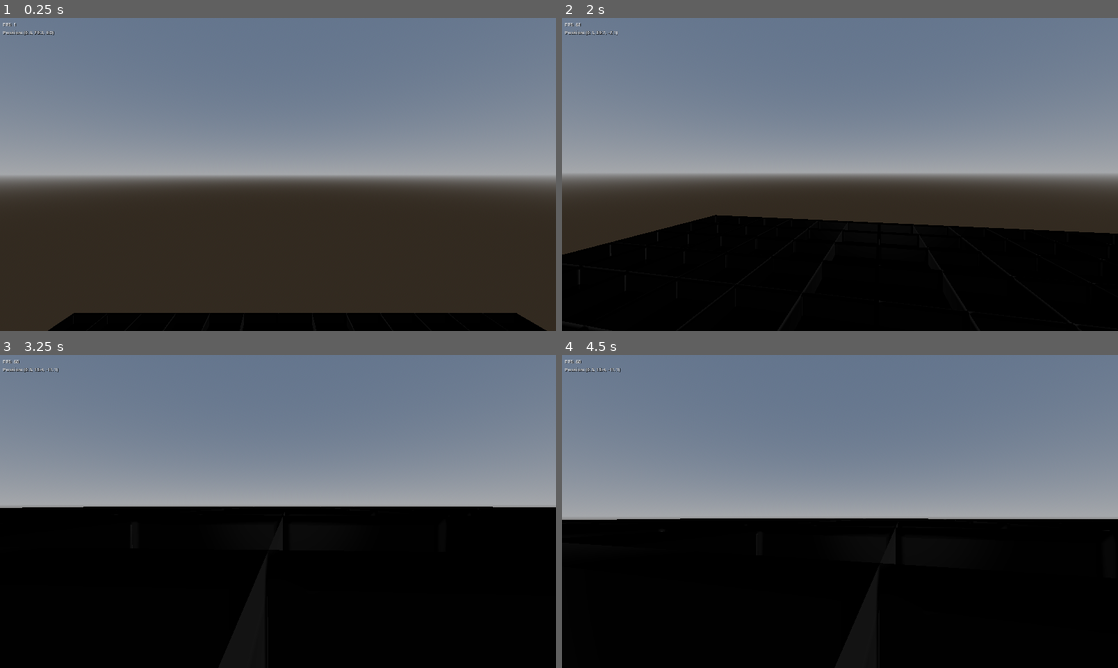
Above: before the commit, frames 1-4 (two rows, left to right).
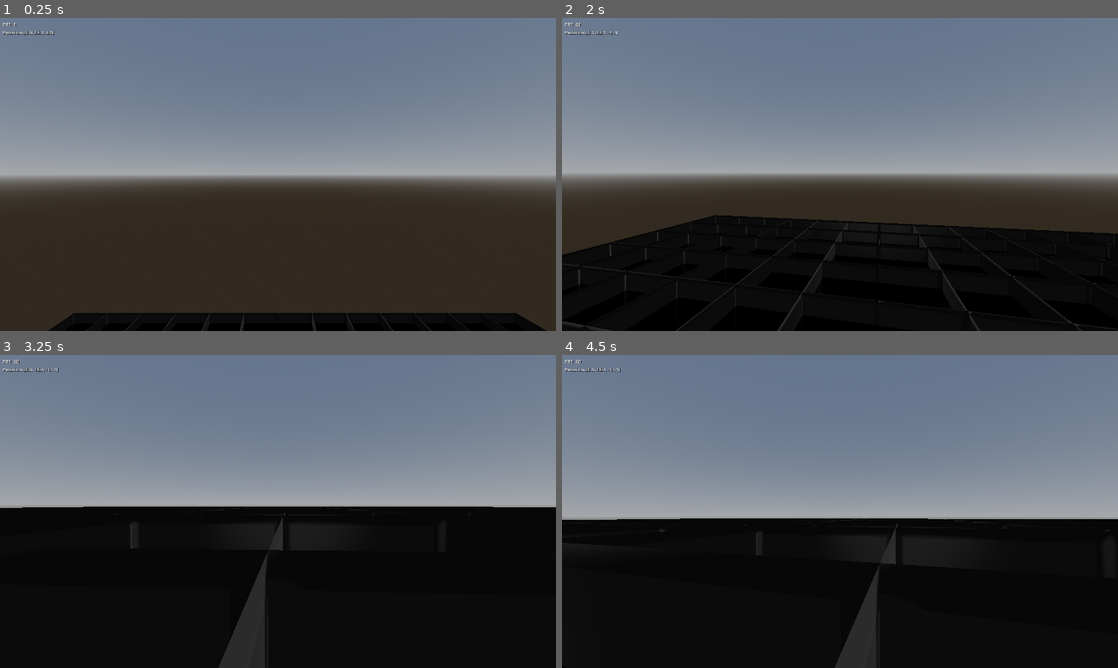
Above: after the commit, the same moments.

Repository: shifty81/Sword-And-Stone
Game: Godot game, scene res://scenes/main.tscn
Two runs of this game, one before a commit and one after it. Both use one fixed random seed, a clock stepped at 60 frames per second and the inputs below.
Inputs (mouse positions are in pixels of both pictures, inside the frame that each line leads up to):
- Up to frame 1 (0.25 s): no input
- Up to frame 2 (2 s): move the mouse to (867, 174) at 0.52 s; hold W (move_forward) from 0.53 s (still down); click (867, 174) at 0.6 s; tap Space (jump) at 0.77, 1.52 s; move the mouse to (812, 174) at 1.27 s; right-click (812, 174) at 1.35 s
- Up to frame 3 (3.25 s): keep holding W (move_forward); move the mouse to (289, 505) at 2.02 s; hold Shift (sprint) 2.03-2.78 s; move the mouse to (272, 517) at 2.77 s; click (272, 517) at 2.85 s; tap Space (jump) at 3.02 s
- Up to frame 4 (4.5 s): keep holding W (move_forward); tap Enter at 3.5 s; move the mouse to (878, 514) at 3.52 s; right-click (878, 514) at 3.6 s; tap Space (jump) at 3.77, 4.25 s; move the mouse to (795, 508) at 4.27 s; tap Shift (sprint) at 4.35 s

The runs differ from the first frame. In frame 1, less than 0.1% of the frame differs, in the area x 43-44%, y 95-96%; in frame 2, less than 0.1%; in frame 3, 0.2%, in the area x 23-51%, y 54-100%; in frame 4, 0.1%.

Commit message:
Set material albedo to white for full vertex color brightness
Co-authored-by: shifty81 <50773914+shifty81@users.noreply.github.com>

Diff:
--- a/materials/cel_material.tres
+++ b/materials/cel_material.tres
@@ -5,7 +5,7 @@
 [resource]
 render_priority = 0
 shader = ExtResource("1")
-shader_parameter/albedo = Color(0.5, 0.5, 0.5, 1)
+shader_parameter/albedo = Color(1, 1, 1, 1)
 shader_parameter/cel_levels = 4
 shader_parameter/outline_thickness = 0.01
 shader_parameter/outline_color = Color(0, 0, 0, 1)
